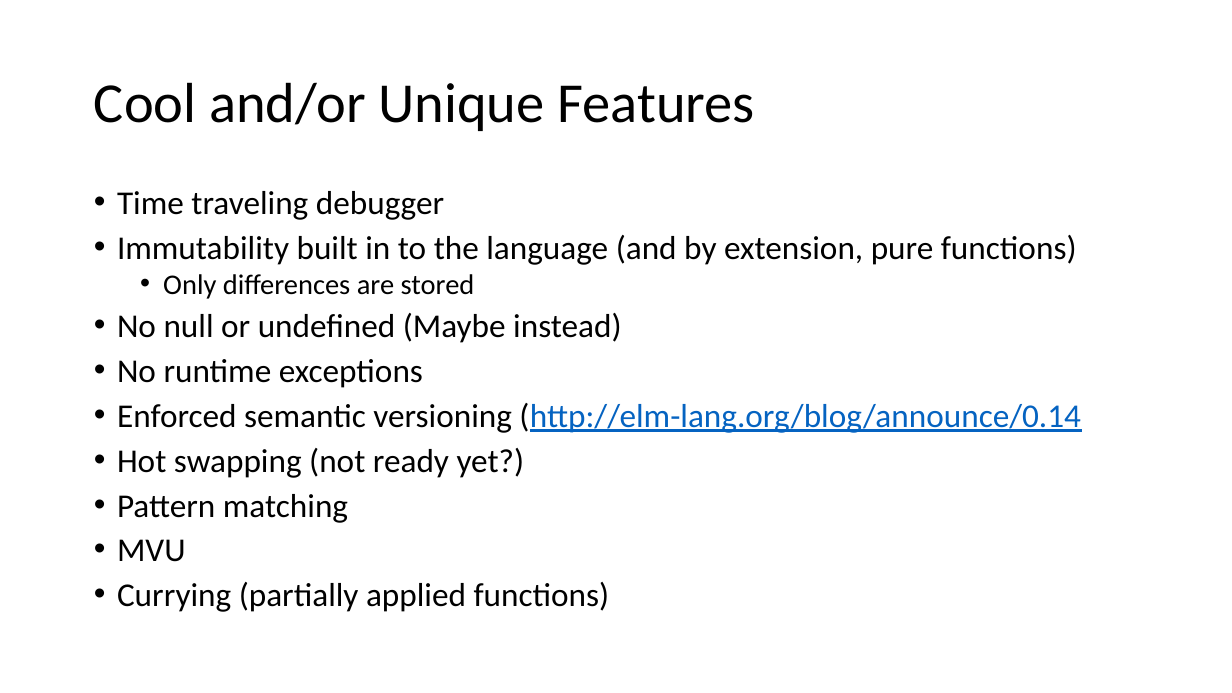
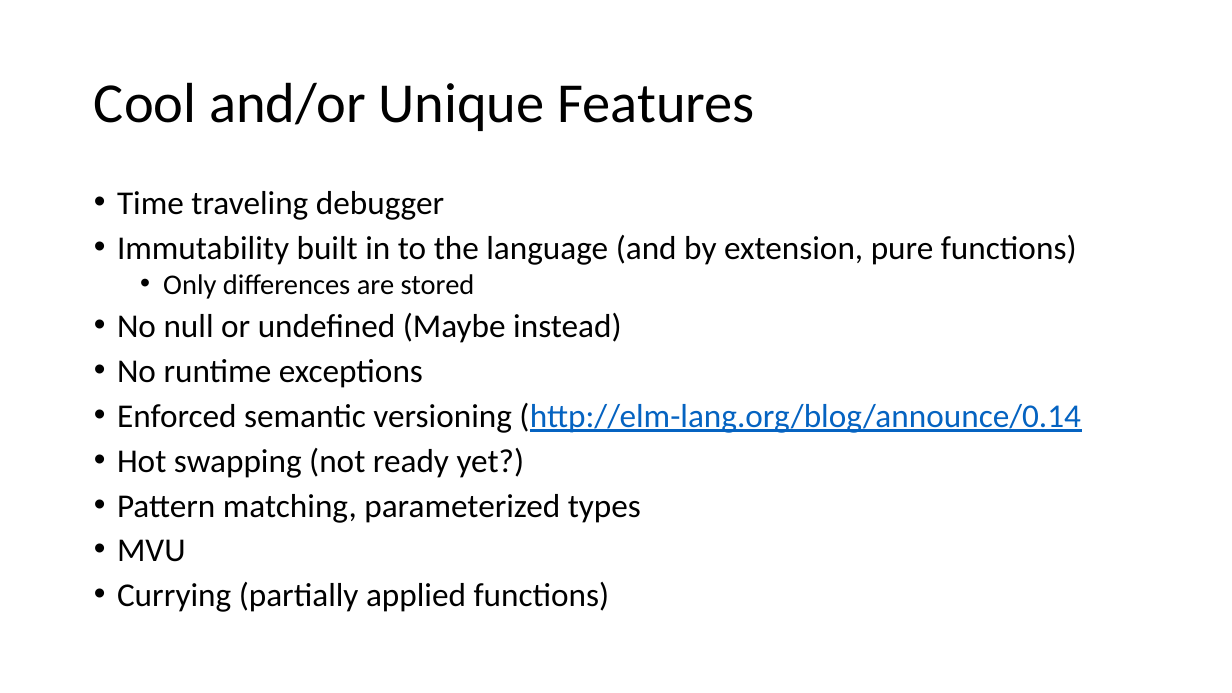
Before and after one commit to bernardwolff/elm-presentation, a slide deck: slide 7 of Elm Lunch Talk.pptx. Drawn at 1232x693 pixels with LibreOffice and Linux fonts; fonts in the diff are those of the drawing. Boxes give left, top, right and bottom in pixels: in the first picture for what was removed or moved away, otherwise in the second. Text is boxed around its words. In the diff, an @@ line names an element or a change of style, - is before the commit and + after.

```diff
--- a/Elm Lunch Talk.pptx
+++ b/Elm Lunch Talk.pptx
@@ text at (x1=117, y1=494, x2=641, y2=523): text changed @@
-• Pattern matching
+• Pattern matching, parameterized types
```
Also in this commit, not shown: 3 other slides changed, 4 other files.
